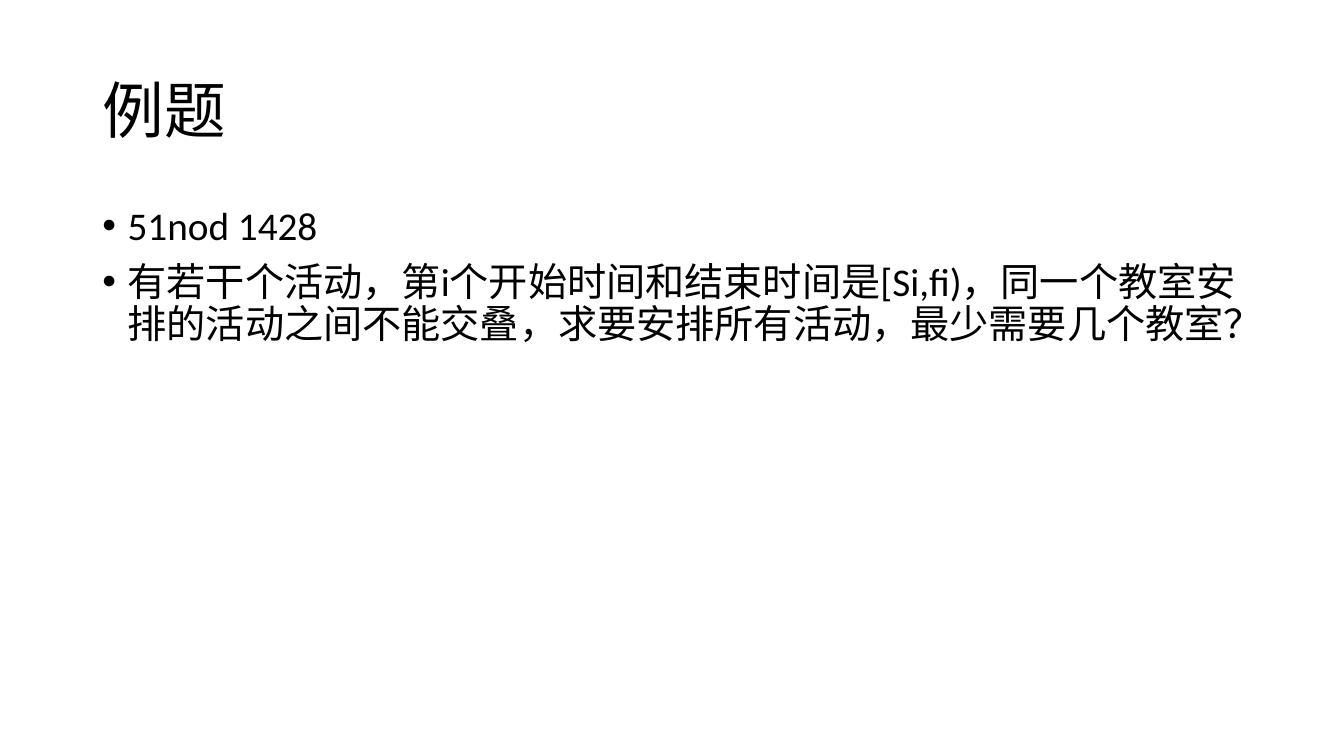
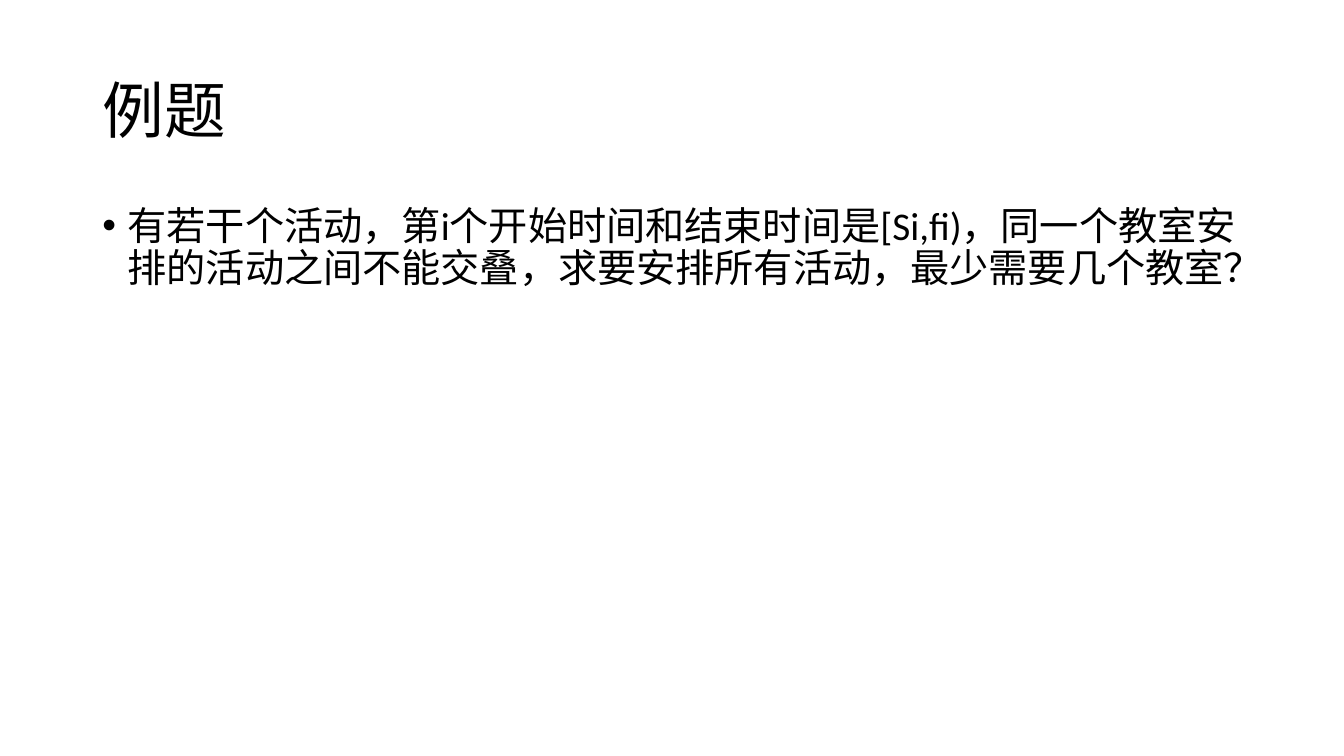
Before and after one commit to plus7wist/accepted-codes, a slide deck: slide 11 of notes/贪心.pptx (slide 9 before the commit). Drawn at 1344x756 pixels with LibreOffice and Linux fonts; fonts in the diff are those of the drawing. Boxes give left, top, right and bottom in pixels: in the first picture for what was removed or moved away, otherwise in the second. Text is boxed around its words. In the diff, an @@ line names an element or a change of style, - is before the commit and + after.

```diff
--- a/notes/贪心.pptx
+++ b/notes/贪心.pptx
@@ text at box(128, 212, 317, 241): paragraph removed @@
-• 51nod 1428
```
Also in this commit, not shown: 2 other slides changed, 4 slides added, 2 slides removed, 5 other files.
